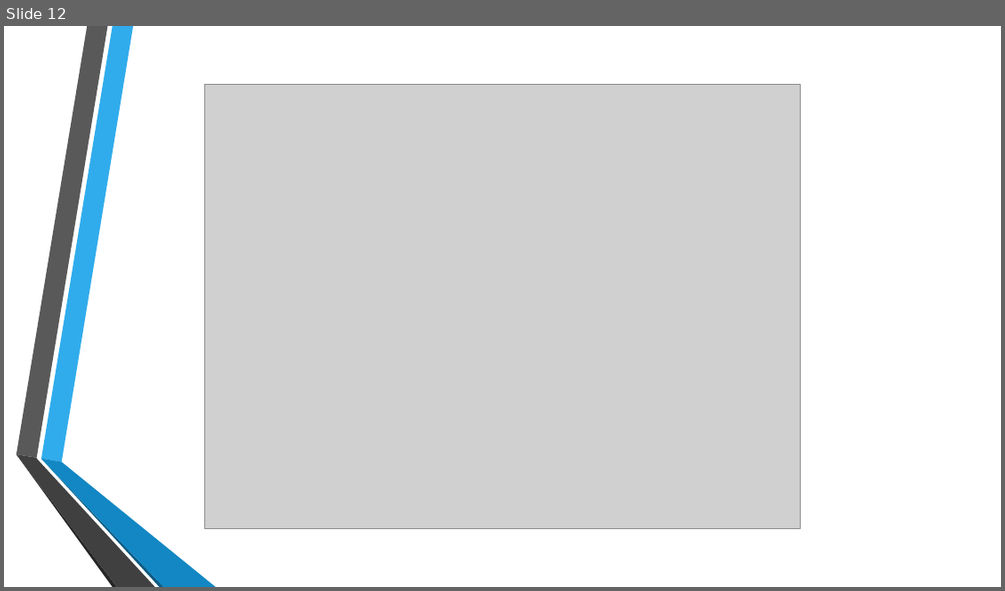
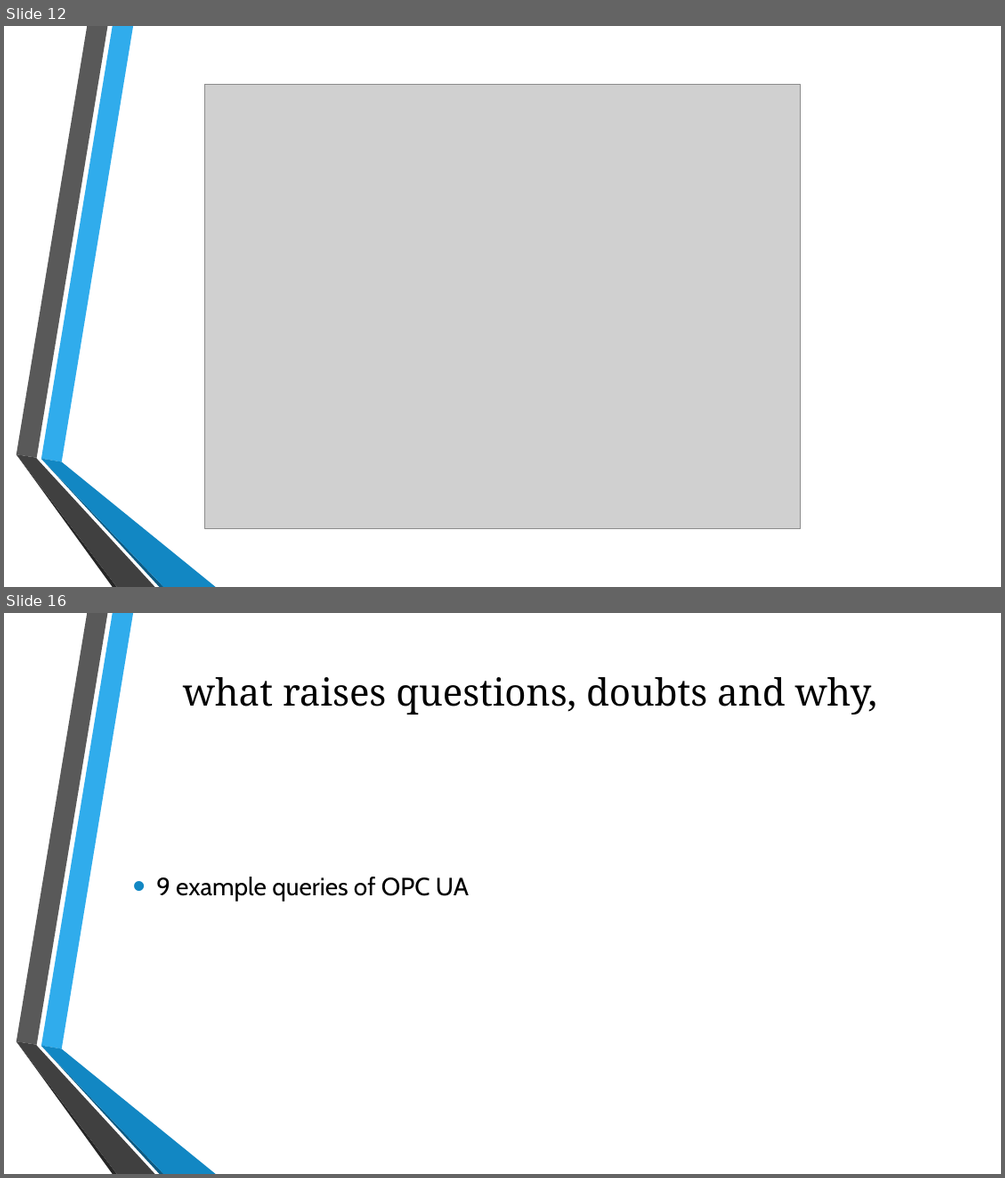
Before and after one commit to anindameister/cps2Project, a slide deck: CPS2 Project1.pptx. Shown one above the other, each under a label of ours: slide 12 before the commit, slides 12 and 16 after it; the slides between them are not shown. The pictures are 1005x591 and 1005x1178 pixels, drawn with LibreOffice and Linux fonts; fonts in the diff are those of the drawing; grey boxes stand for pictures; background and template pictures are left out. Boxes give left, top, right and bottom in pixels: in the first picture for what was removed or moved away, otherwise in the second. Text is boxed around its words. In the diff, an @@ line names an element or a change of style, - is before the commit and + after.

```diff
--- a/CPS2 Project1.pptx
+++ b/CPS2 Project1.pptx
@@ slide 16 added at box(4, 613, 1001, 1174), background picture (left out); not listed: 6 template elements that a slide beside it also shows @@
@@ title added at box(183, 677, 877, 714), 36 pt, text #000000 @@
+what raises questions, doubts and why,
@@ text added at box(156, 876, 469, 901), 24 pt, text #000000 @@
+• 9 example queries of OPC UA
```
Also in this commit, not shown: 1 slide changed, 3 other slides added, 3 slides removed, 2 other files.
